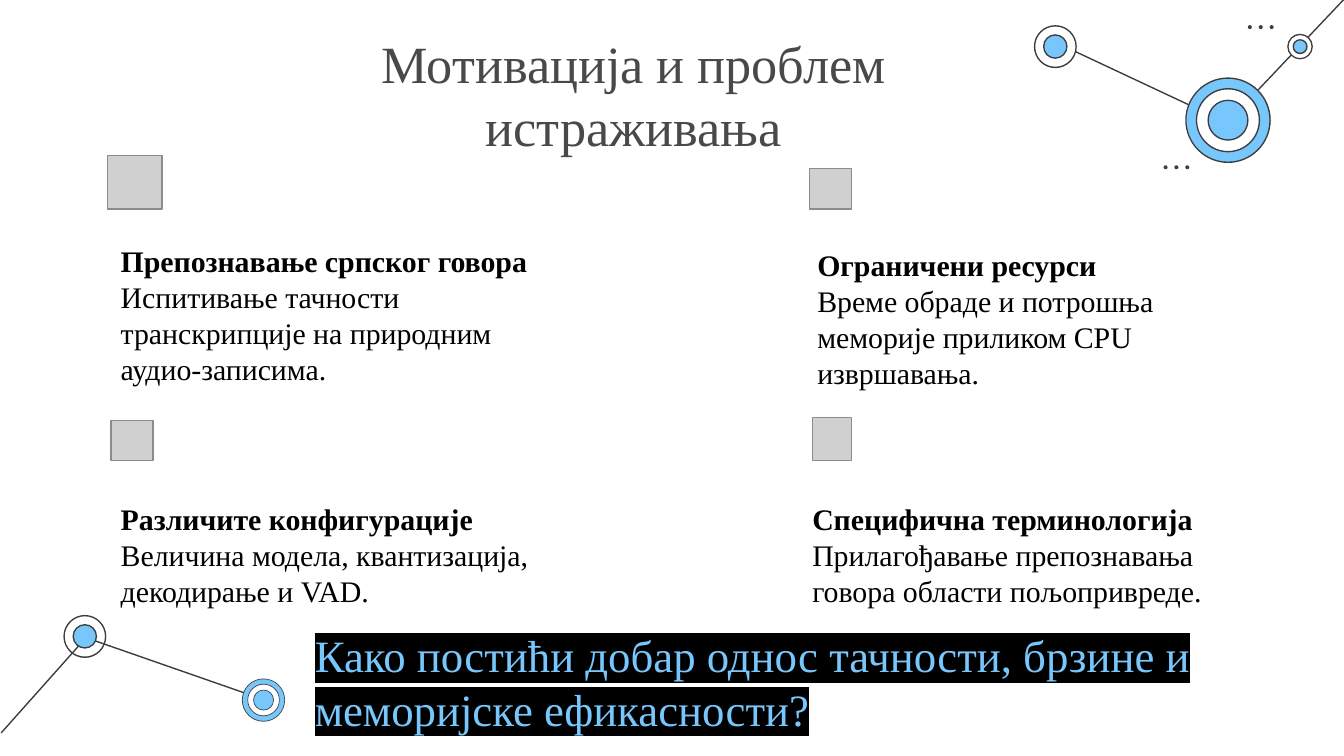
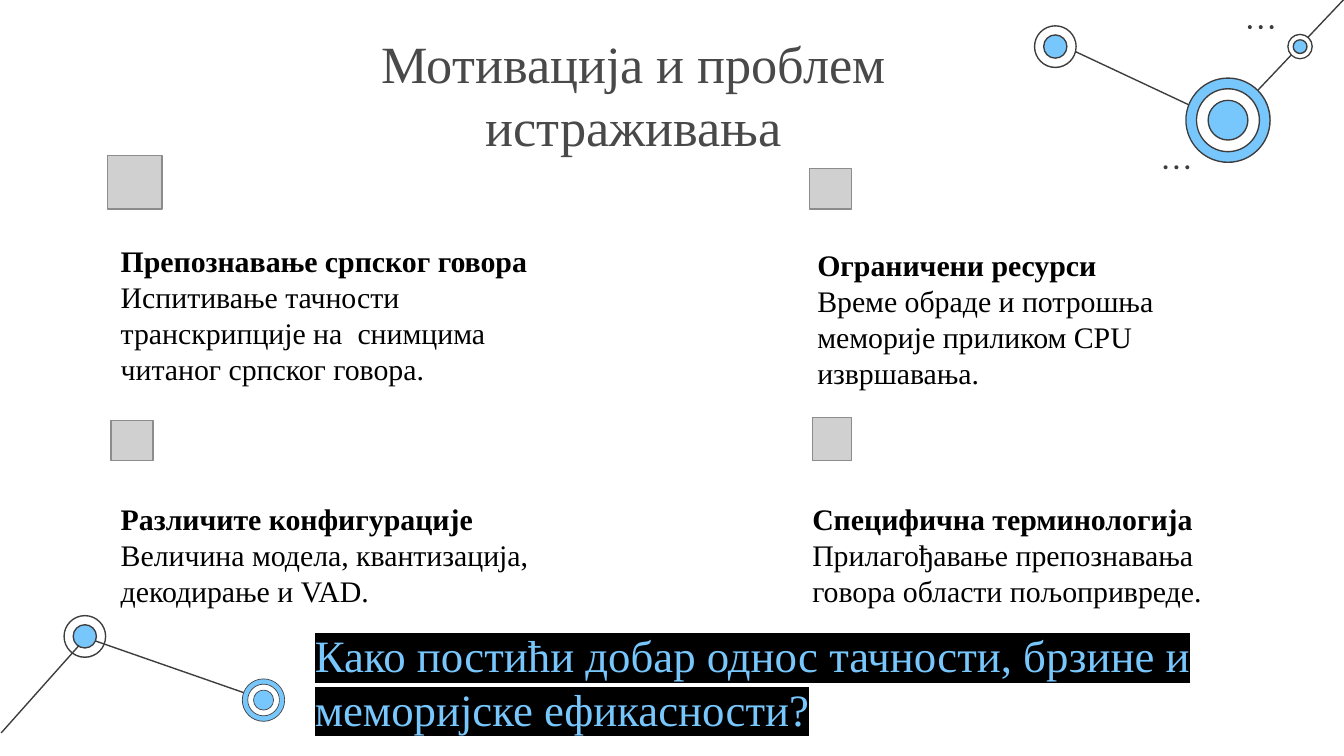
Before and after one commit to Sajko01/serbian-whisper-asr-optimization, a slide deck: slide 2 of docs/2120_Aleksandar_Jovanovic_Master_Rad.pptx. Drawn at 1344x756 pixels with LibreOffice and Linux fonts; fonts in the diff are those of the drawing; grey boxes stand for pictures. Boxes give left, top, right and bottom in pixels: in the first picture for what was removed or moved away, otherwise in the second. Text is boxed around its words. In the diff, an @@ line names an element or a change of style, - is before the commit and + after.

```diff
--- a/docs/2120_Aleksandar_Jovanovic_Master_Rad.pptx
+++ b/docs/2120_Aleksandar_Jovanovic_Master_Rad.pptx
@@ text at (121, 288, 486, 386): text changed @@
-Испитивање тачности транскрипције на природним аудио-записима.
+Испитивање тачности транскрипције на снимцима читаног српског говора.
```
Also in this commit, not shown: 24 other slides changed, 3 slides added, 10 other files.
